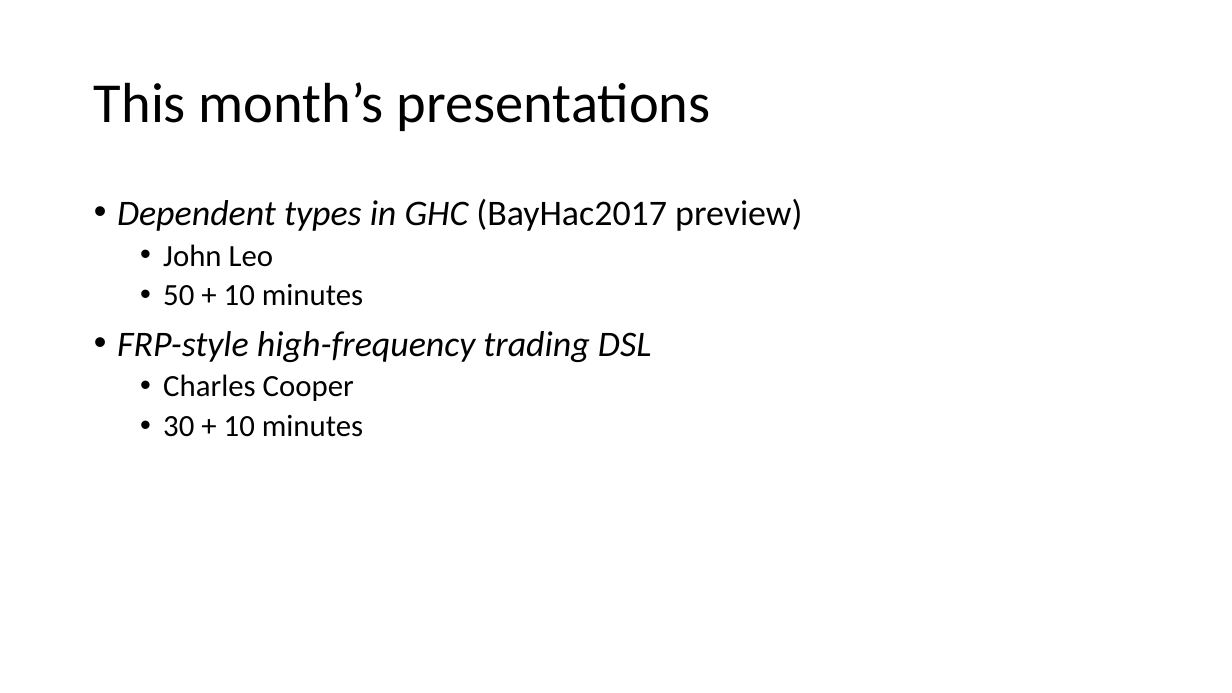
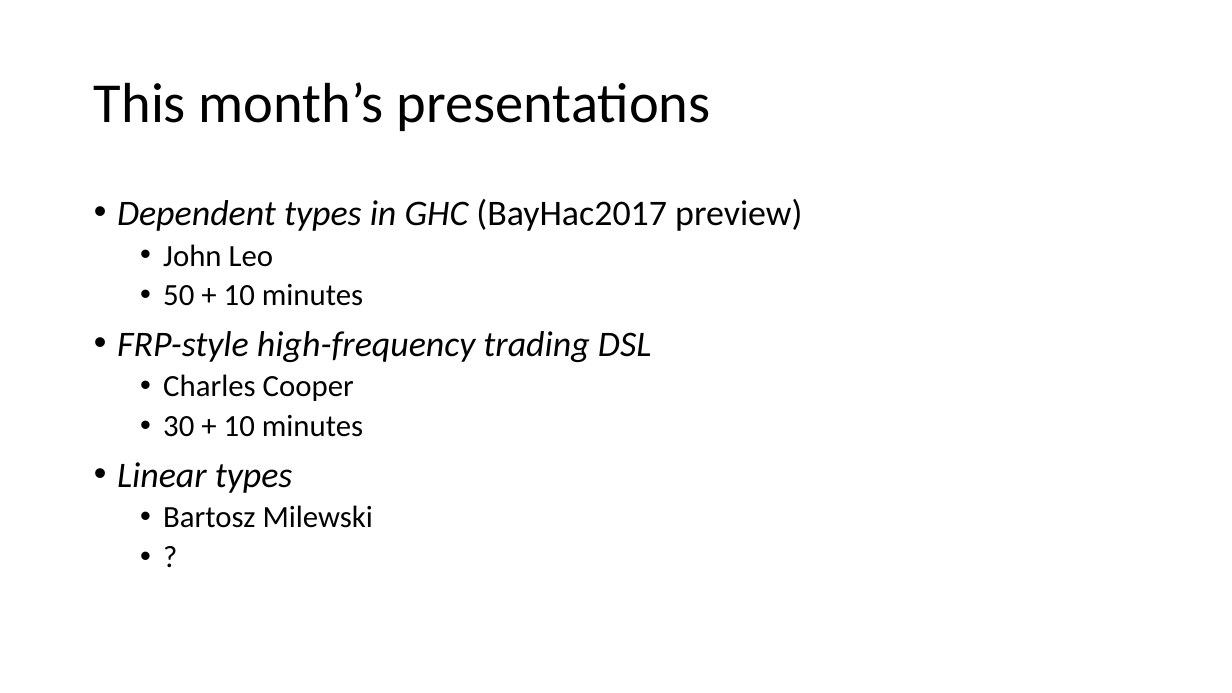
Before and after one commit to seahug/seahug.github.io, a slide deck: slide 3 of 20170318/RichardCook_SeaHUGAgenda_20170318.pptx. Drawn at 1232x693 pixels with LibreOffice and Linux fonts; fonts in the diff are those of the drawing; background and template pictures are left out. Boxes give left, top, right and bottom in pixels: in the first picture for what was removed or moved away, otherwise in the second. Text is boxed around its words. In the diff, an @@ line names an element or a change of style, - is before the commit and + after.

Commit message:
Mention linear types

```diff
--- a/20170318/RichardCook_SeaHUGAgenda_20170318.pptx
+++ b/20170318/RichardCook_SeaHUGAgenda_20170318.pptx
@@ text at bbox=[117, 462, 373, 528]: paragraphs added @@
+• Linear types
+  • Bartosz Milewski
+  • ?
```
Also in this commit, not shown: 1 other file.
